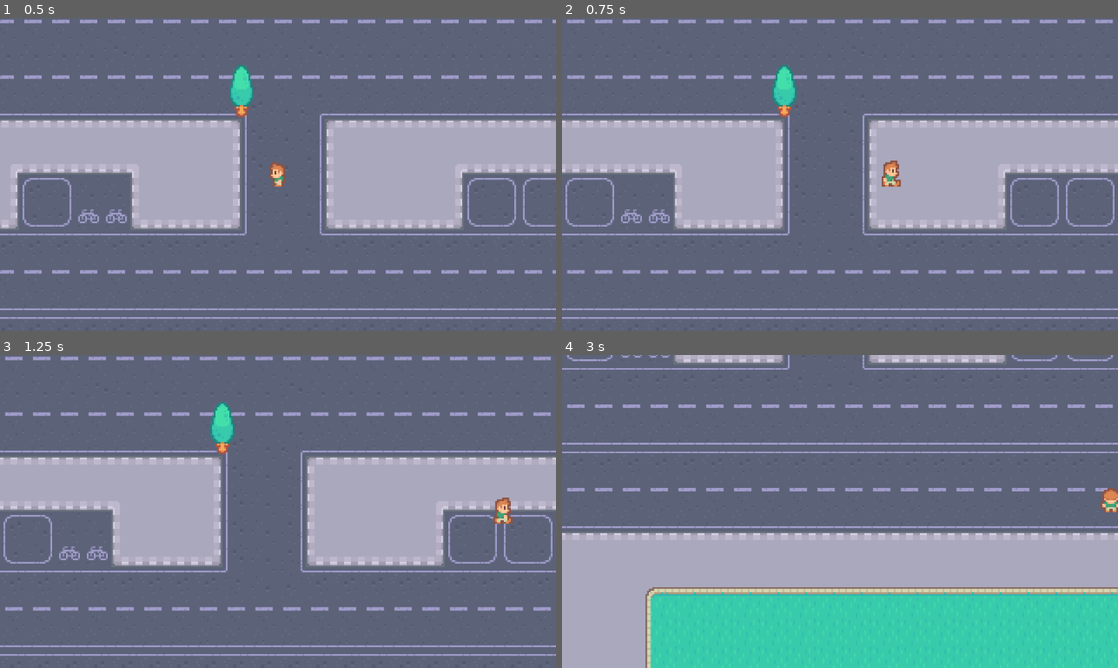
Above: before the commit, frames 1-4 (two rows, left to right).
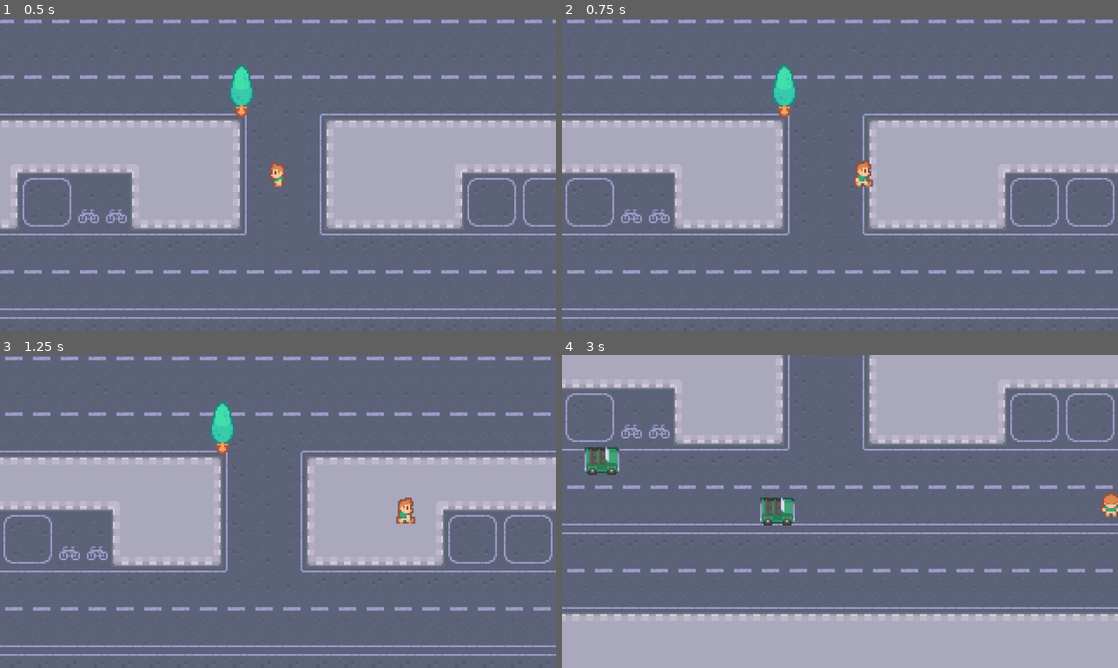
Above: after the commit, the same moments.

Repository: BottomleyIan/frogger
Game: Godot game, scene res://scenes/game.tscn
Same seed, same stepped clock (60 frames per second), same inputs: the game is played once before the commit and once after it.
Inputs:
- Up to frame 1 (0.5 s): no input
- Up to frame 2 (0.75 s): tap Enter at 0.5 s; hold D (right) from 0.53 s (still down)
- Up to frame 3 (1.25 s): keep holding D (right)
- Up to frame 4 (3 s): release D (right) at 1.28 s; hold Down (down) 1.28-2.03 s; hold D (right) 2.03-2.78 s; hold Up (up) from 2.78 s (still down)

Frame 1 is identical in both runs. In frame 2, 0.5% of the frame differs, in the area x 52-61%, y 45-54%; in frame 3, 0.5%; in frame 4, 62%, in the area x 0-100%, y 0-100%.

Commit message:
spawing cars with timer and random marker positions

Diff:
--- /dev/null
+++ b/scenes/car.gd
@@ -0,0 +1,16 @@
+extends Area2D
+
+var direction = Vector2.LEFT
+var speed = 100
+
+func _ready() -> void:
+	if position.x < 0:
+		direction.x = 1
+		$Sprite2D.flip_h=true
+
+func _process(delta: float) -> void:
+	position += direction * speed * delta
+
+
+func _on_visible_on_screen_notifier_2d_screen_exited() -> void:
+	queue_free()
--- /dev/null
+++ b/scenes/car.tscn
@@ -0,0 +1,20 @@
+[gd_scene load_steps=4 format=3 uid="uid://c3mdcioslrm4p"]
+
+[ext_resource type="Texture2D" uid="uid://d0dya2slufckd" path="res://graphics/cars/green.png" id="1_c35m8"]
+[ext_resource type="Script" uid="uid://cd5xhsevs1vit" path="res://scenes/car.gd" id="1_qt2eu"]
+
+[sub_resource type="RectangleShape2D" id="RectangleShape2D_qt2eu"]
+size = Vector2(22, 11)
+
+[node name="Car" type="Area2D"]
+script = ExtResource("1_qt2eu")
+
+[node name="Sprite2D" type="Sprite2D" parent="."]
+texture = ExtResource("1_c35m8")
+
+[node name="CollisionShape2D" type="CollisionShape2D" parent="."]
+shape = SubResource("RectangleShape2D_qt2eu")
+
+[node name="VisibleOnScreenNotifier2D" type="VisibleOnScreenNotifier2D" parent="."]
+
+[connection signal="screen_exited" from="VisibleOnScreenNotifier2D" to="." method="_on_visible_on_screen_notifier_2d_screen_exited"]
--- a/scenes/game.gd
+++ b/scenes/game.gd
@@ -1,15 +1,9 @@
 extends Node2D
+var car_scene: PackedScene = preload("res://scenes/car.tscn")
 
 
-# Called when the node enters the scene tree for the first time.
-func _ready() -> void:
-	pass # Replace with function body.
-
-
-# Called every frame. 'delta' is the elapsed time since the previous frame.
-func _process(delta: float) -> void:
-	pass
-
-
-func _on_timer_timeout() -> void:
-	print("timer")
+func _on_car_timer_timeout() -> void:
+	var car = car_scene.instantiate() as Area2D
+	var pos_marker = $CarStartPositions.get_children().pick_random() as Marker2D
+	car.position = pos_marker.position
+	$Objects.add_child(car)
--- a/scenes/game.tscn
+++ b/scenes/game.tscn
@@ -18,13 +18,8 @@
 script = ExtResource("1_lbhrr")
 metadata/_edit_horizontal_guides_ = [-320.0]
 
-[node name="Sprite2D" type="Sprite2D" parent="."]
+[node name="Background" type="Sprite2D" parent="."]
 texture = ExtResource("1_yqjtg")
-
-[node name="Player" parent="." instance=ExtResource("2_lnu2h")]
-position = Vector2(21, 48)
-
-[node name="Tree1" parent="." instance=ExtResource("3_lnu2h")]
 
 [node name="Borders" type="StaticBody2D" parent="."]
 
@@ -33,7 +28,7 @@
 shape = SubResource("RectangleShape2D_lnu2h")
 
 [node name="CollisionShape2D2" type="CollisionShape2D" parent="Borders"]
-position = Vector2(-202, -5)
+position = Vector2(-202, -12)
 shape = SubResource("RectangleShape2D_lnu2h")
 
 [node name="CollisionShape2D3" type="CollisionShape2D" parent="Borders"]
@@ -44,16 +39,52 @@
 position = Vector2(0, 331)
 shape = SubResource("RectangleShape2D_lbhrr")
 
-[node name="Area2D" type="Area2D" parent="."]
+[node name="FinishArea2D" type="Area2D" parent="Borders"]
 
-[node name="CollisionShape2D" type="CollisionShape2D" parent="Area2D"]
+[node name="CollisionShape2D" type="CollisionShape2D" parent="Borders/FinishArea2D"]
 position = Vector2(-1, -162)
 shape = SubResource("RectangleShape2D_iywne")
 
 [node name="Timer" type="Node" parent="."]
 
 [node name="CarTimer" type="Timer" parent="Timer"]
-wait_time = 4.042000000000001
 autostart = true
 
-[connection signal="body_entered" from="Area2D" to="." method="_on_area_2d_body_entered"]
+[node name="Objects" type="Node" parent="."]
+
+[node name="Player" parent="Objects" instance=ExtResource("2_lnu2h")]
+position = Vector2(21, 48)
+
+[node name="Tree1" parent="Objects" instance=ExtResource("3_lnu2h")]
+
+[node name="CarStartPositions" type="Node" parent="."]
+
+[node name="Marker2D" type="Marker2D" parent="CarStartPositions"]
+position = Vector2(-204, -115)
+
+[node name="Marker2D2" type="Marker2D" parent="CarStartPositions"]
+position = Vector2(-204, -91)
+
+[node name="Marker2D3" type="Marker2D" parent="CarStartPositions"]
+position = Vector2(201, -54)
+
+[node name="Marker2D4" type="Marker2D" parent="CarStartPositions"]
+position = Vector2(202, -25)
+
+[node name="Marker2D5" type="Marker2D" parent="CarStartPositions"]
+position = Vector2(-204, 6)
+
+[node name="Marker2D6" type="Marker2D" parent="CarStartPositions"]
+position = Vector2(-205, 89)
+
+[node name="Marker2D7" type="Marker2D" parent="CarStartPositions"]
+position = Vector2(204, 141)
+
+[node name="Marker2D8" type="Marker2D" parent="CarStartPositions"]
+position = Vector2(205, 163)
+
+[node name="Marker2D9" type="Marker2D" parent="CarStartPositions"]
+position = Vector2(-204, 118)
+
+[connection signal="body_entered" from="Borders/FinishArea2D" to="." method="_on_area_2d_body_entered"]
+[connection signal="timeout" from="Timer/CarTimer" to="." method="_on_car_timer_timeout"]
--- a/scenes/player.gd
+++ b/scenes/player.gd
@@ -1,7 +1,7 @@
 extends CharacterBody2D
 
 var direction: Vector2
-var speed: int = 200
+var speed: int = 120
 
 # Called when the node enters the scene tree for the first time.
 func _ready() -> void:
Not shown, added: scenes/car.gd.uid
